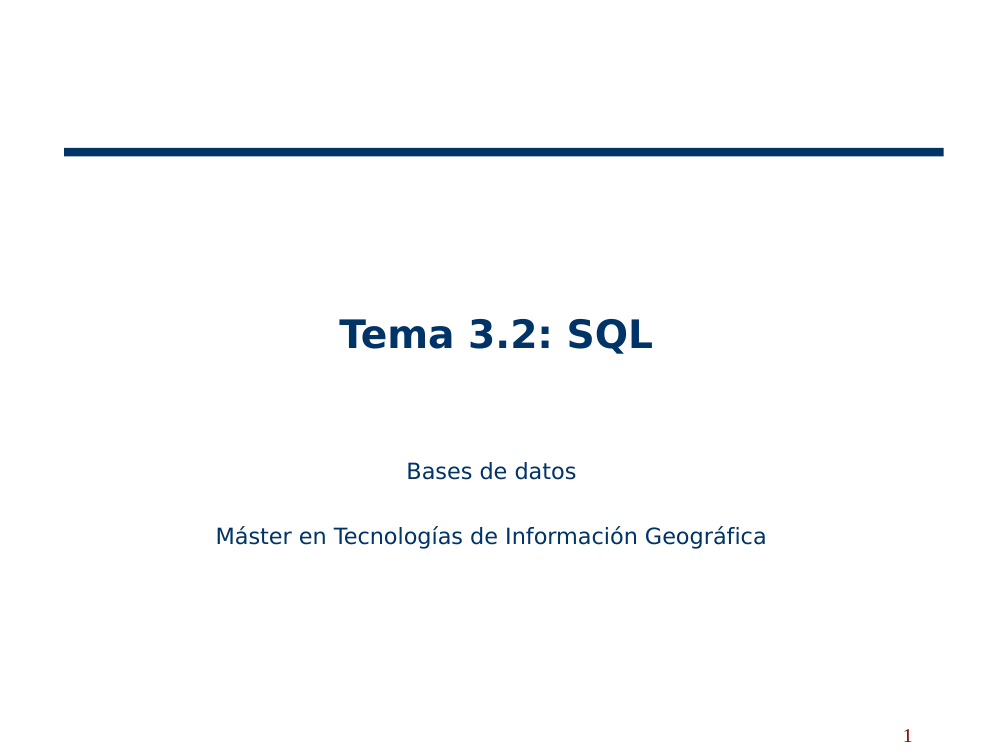
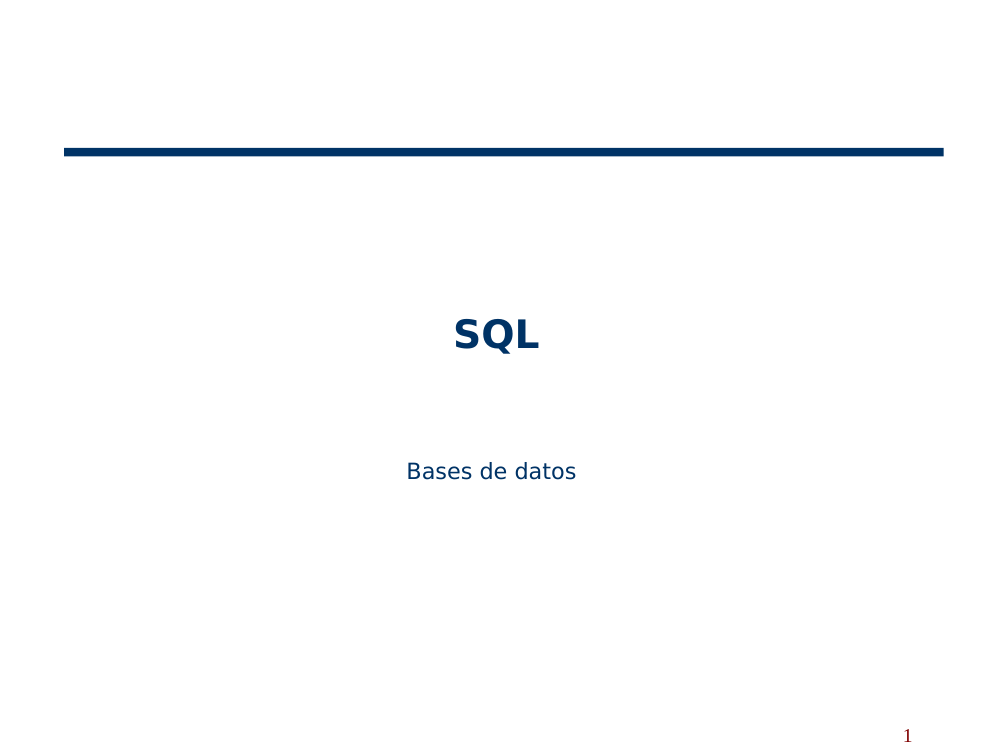
Before and after one commit to norbeydanilo/bases-datos, a slide deck: slide 1 of others/17.SQL-OK.ppt. Drawn at 1008x756 pixels with LibreOffice and Linux fonts; fonts in the diff are those of the drawing. Boxes give left, top, right and bottom in pixels: in the first picture for what was removed or moved away, otherwise in the second. Text is boxed around its words. In the diff, an @@ line names an element or a change of style, - is before the commit and + after.

Commit message:
up

```diff
--- a/others/17.SQL-OK.ppt
+++ b/others/17.SQL-OK.ppt
@@ text at bbox=[453, 319, 539, 354]: text changed @@
-Tema 3.2: SQL
+SQL
@@ text at bbox=[216, 526, 767, 549]: paragraph removed @@
-Máster en Tecnologías de Información Geográfica
```
Also in this commit, not shown: 2 other slides changed.
